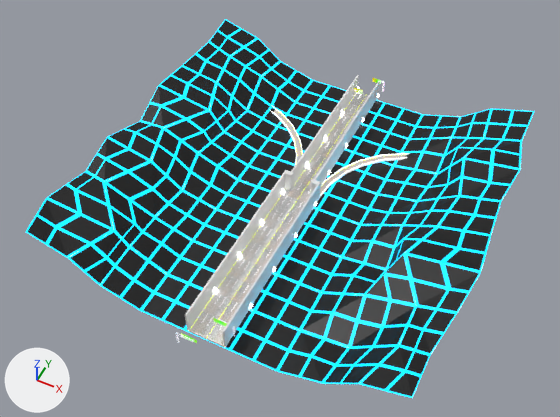
A saved change to the FBX model Assets/FBX/Environment/Roads/RoadLevel1Last.fbx.
Camera for both pictures: a camera (50 mm lens) standing at (242.0, -727.0, 633.0) and looking at (-9.0, -226.0, 7.0). The lights are fixed; the arrows at lower left show +X, +Y and +Z. Objects named as collision shapes, trigger or cutter boxes, shadow casters or lower levels of detail are left out. Where no turn or scale is listed for an object, it has been applied to the vertices.

Names of what the first picture shows: 'RoadLevel1Last', 'RoadLevel1Last_cldr', 'RoadLevel1Last_cldr_walls'.
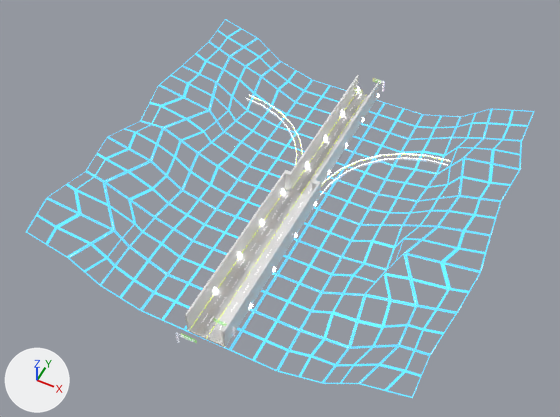
The newer file is also turned or shifted as a whole; pictures and numbers use the older file's frame.

Scene script edits in JSON lines:
```json
{"op": "add", "block": "mat_retrouniversal", "code": "n5 = _N.new('ShaderNodeTexImage'); n5.name = 'Image Texture.003'"}
{"op": "add", "block": "mat_retrouniversal", "code": "n5.image = img_retroatlas_maingame_png"}
{"block": "mat_retrouniversal", "where": "n0 = _N.new('ShaderNodeBsdfPrincipled'); n0.name = 'Principled BSDF'"}
{"op": "add", "block": "mat_retrouniversal", "code": "_L.new(n5.outputs[0], n0.inputs[4])  # 'Color' to 'Alpha'"}
{"block": "me_cube_004", "where": "me_cube_004.from_pydata(...)  # 16 vertices, 12 faces; spans x -19.0..19.0, y -400.0..0.0, z -2.0..0.0"}
{"block": "me_cube_004", "where": "# used by ob_roadlevel1last_cldr; location = (0.0, 0.0, 0.0)"}
{"block": "me_cube_004", "where": "# verts and faces of me_cube_004; kept vertices keep their numbers, new ones are numbered from 16"}
{"block": "me_cube_004", "where": "# before: 2 (-13.0, 0.0, -2.0), 3 (-13.0, 0.0, 0.0) at pixel (357, 91), 6 (13.0, 0.0, -2.0) at pixel (376, 98), 7 (13.0, 0.0, 0.0) at pixel (376, 97), 10 (13.0, -188.0, -2.0)"}
{"block": "me_cube_004", "where": "# before: 11 (13.0, -188.0, 0.0), 12 (-13.0, -188.0, 0.0), 15 (-13.0, -188.0, -2.0)"}
{"block": "me_cube_004", "change": "me_cube_004 part 1"}
{"op": "add", "block": "me_cube_004", "code": "delete_faces([(2, 15, 12, 3), (3, 12, 11, 7), (2, 6, 10, 15), (6, 7, 11, 10)])"}
{"op": "add", "block": "me_cube_004", "code": "for new, old in zip([*range(16, 20)], [2, 3, 6, 7]): verts[new] = verts[old] + (0.0, -2.0, 0.0)"}
{"op": "add", "block": "me_cube_004", "code": "faces += [(2, 16, 17, 3), (11, 19, 17, 12), (10, 15, 16, 18), (10, 18, 19, 11), (6, 7, 19, 18), (2, 6, 18, 16)]"}
{"op": "add", "block": "me_cube_004", "code": "faces += [(3, 17, 19, 7), (12, 17, 16, 15)]"}
{"op": "add", "block": "me_plane_013_1", "code": ["me_plane_013_1 = bpy.data.meshes.new('Plane.013')", "me_plane_013_1.from_pydata(...)  # 3882 vertices, 3684 faces; spans x -213.0..213.0, y -216.0..216.0, z -4.0..53.0", "me_plane_013_1.materials.append(mat_retrouniversal)"]}
{"op": "remove", "block": "ob_roadlevel1last", "code": ["ob_roadlevel1last = bpy.data.objects.new('RoadLevel1Last', me_plane_013)", "ob_roadlevel1last.location = (0.0, 0.0, 0.0)"]}
{"op": "add", "block": "ob_roadlevel1last_lod0", "code": ["ob_roadlevel1last_lod0 = bpy.data.objects.new('RoadLevel1Last_LOD0', me_plane_013_1)", "ob_roadlevel1last_lod0.location = (0.0, -200.0, 0.0)"]}
```

Location of each change, [x1, y1, x2, y2] in pixels of the pictures (560 x 417 px):
```json
{"object": "RoadLevel1Last", "change": "deleted", "before": [26, 19, 535, 398]}
{"object": "RoadLevel1Last_cldr", "change": "reshaped", "before": [189, 93, 369, 347], "after": [189, 92, 369, 347]}
{"object": "RoadLevel1Last_LOD0", "change": "added", "after": [67, 41, 524, 396]}
{"part": 1, "of": "me_cube_004", "change": "built on", "before": [294, 93, 369, 195], "after": [293, 92, 369, 195]}
```
